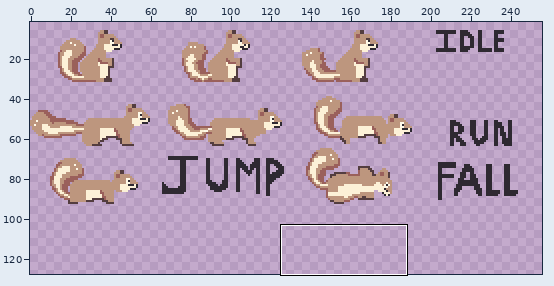
File history of a pixel-art file, Asset Projects/squirrel/v2/squirrel.aseprite. The first picture is a wide view before the edit; the outline marks the close-up.
Close-up. As it was:
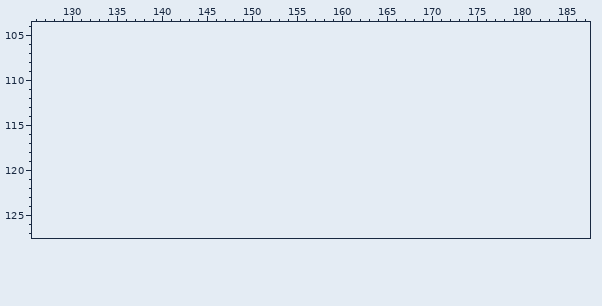
256x96 pixels, 1 frame. Colours within 5 levels of each other are drawn and written as one. Shown: x 126..187, y 104..127. The old version is drawn lined up with the new one, on the new canvas. The wide view leaves out empty margins. The commit also changed other parts of the picture, which this record leaves out.
Palette (. is transparent): 
Once edited:
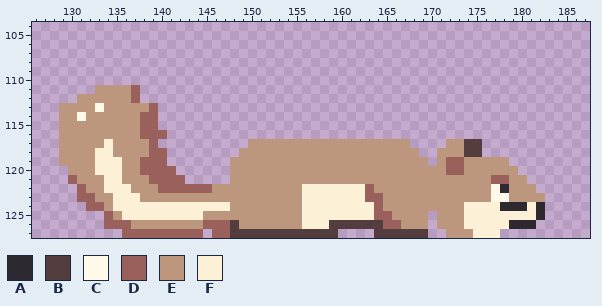
Colours new in this view: A #2e2931  B #533d3f  C #fef9e8  D #9a605b  E #bd967e  F #fcf1d7
What changed:
canvas 256x96 -> 256x128
y 111: x 133..137 ..... -> EEEED
y 112: x 131..137 ....... -> EEEEEED
y 113: x 129..139 ........... -> EEEECEEEEED
y 114: x 129..139 ........... -> EECEEEEEEDD
y 115: x 129..139 ........... -> EEEEEEEEEDD
y 116: x 129..140 ............ -> EEEEEEEEEDDD
y 117: x 129..139 ........... -> EEEEEFEEEED; x 150..167 .................. -> EEEEEEEEEEEEEEEEEE; x 172..175 .... -> EEBB
y 118: x 129..140 ............ -> EEEEFFEEEEDD; x 149..168 .................... -> EEEEEEEEEEEEEEEEEEEE; x 171..175 ..... -> EEEBB
y 119: x 129..140 ............ -> EEEEFFFEEDDD; x 148..169 ...................... -> EEEEEEEEEEEEEEEEEEEEEE; x 171..178 ........ -> EDDEEEEE
y 120: x 130..141 ............ -> EEEFFFEEDDDD; x 148..179 ................................ -> EEEEEEEEEEEEEEEEEEEEEEEEDDEEEEEE
y 121: x 130..142 ............. -> DEEEFFEEEDDDD; x 148..180 ................................. -> EEEEEEEEEEEEEEEEEEEEEEEEEEEEEDDEE
y 122: x 131..181 ................................................... -> DEEFFFEEEDDDDDDEEEEEEEEEEFFFFFFFDEEEEEEEEEEEEECAEEE
y 123: x 131..182 .................................................... -> DDEEFFFEEEEEEEEEEEEEEEEEEFFFFFFFDDEEEEEEEEEEEECCEEEE
y 124: x 132..182 ................................................... -> DDEFFFFFFFFFFFFFEEEEEEEEFFFFFFFFDEEEEEEEEEFFFFAAAFA
y 125: x 134..169 .................................... -> DEFFFFFFFFFEEEEEEEEEEEFFFFFFFFDDEEEE; x 171..182 ............ -> EEEFFFFFFFFA
y 126: x 134..169 .................................... -> DDDEEEEEEEEDDDBEEEEEEEFFFBBBBBBDDEEE; x 171..181 ........... -> EEEFFFFFAAA
y 127: x 136..144 ......... -> DDDDDDDDD; x 146..159 .............. -> DDBBBBBBBBBBBB; x 164..169 ...... -> BBBBBB; x 172..177 ...... -> EEEFFF
Boxes around the changes in both close-ups, in picture pixels (x1, y1, x2, y2):
added: (59, 85, 545, 238)
